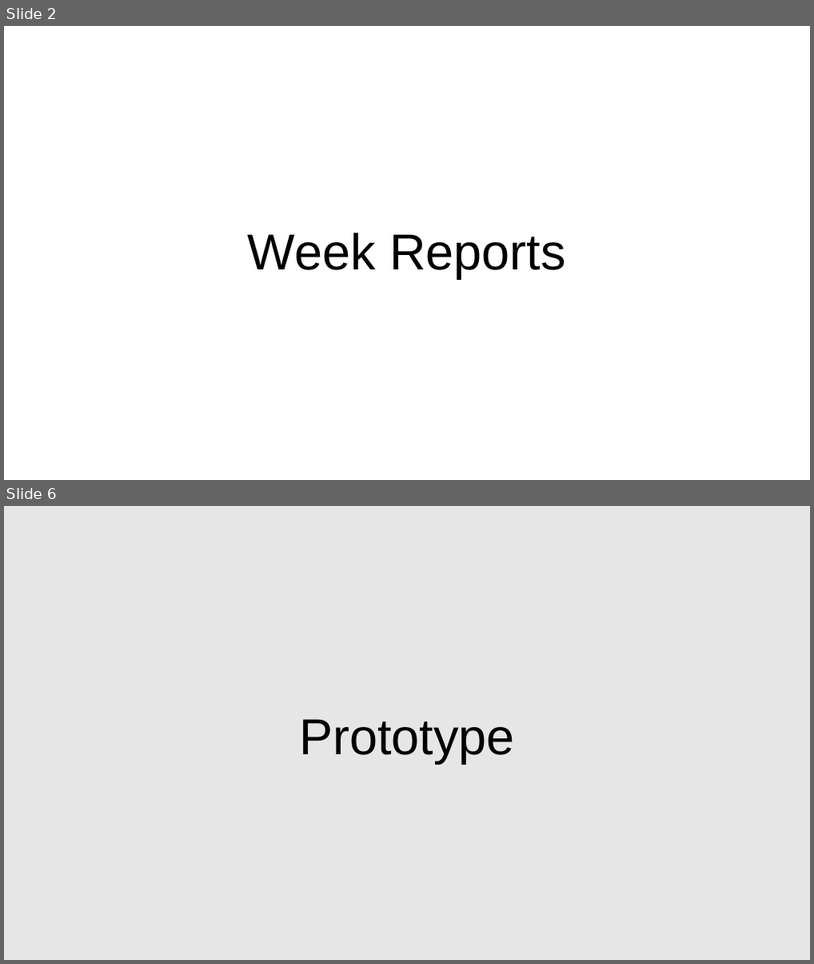
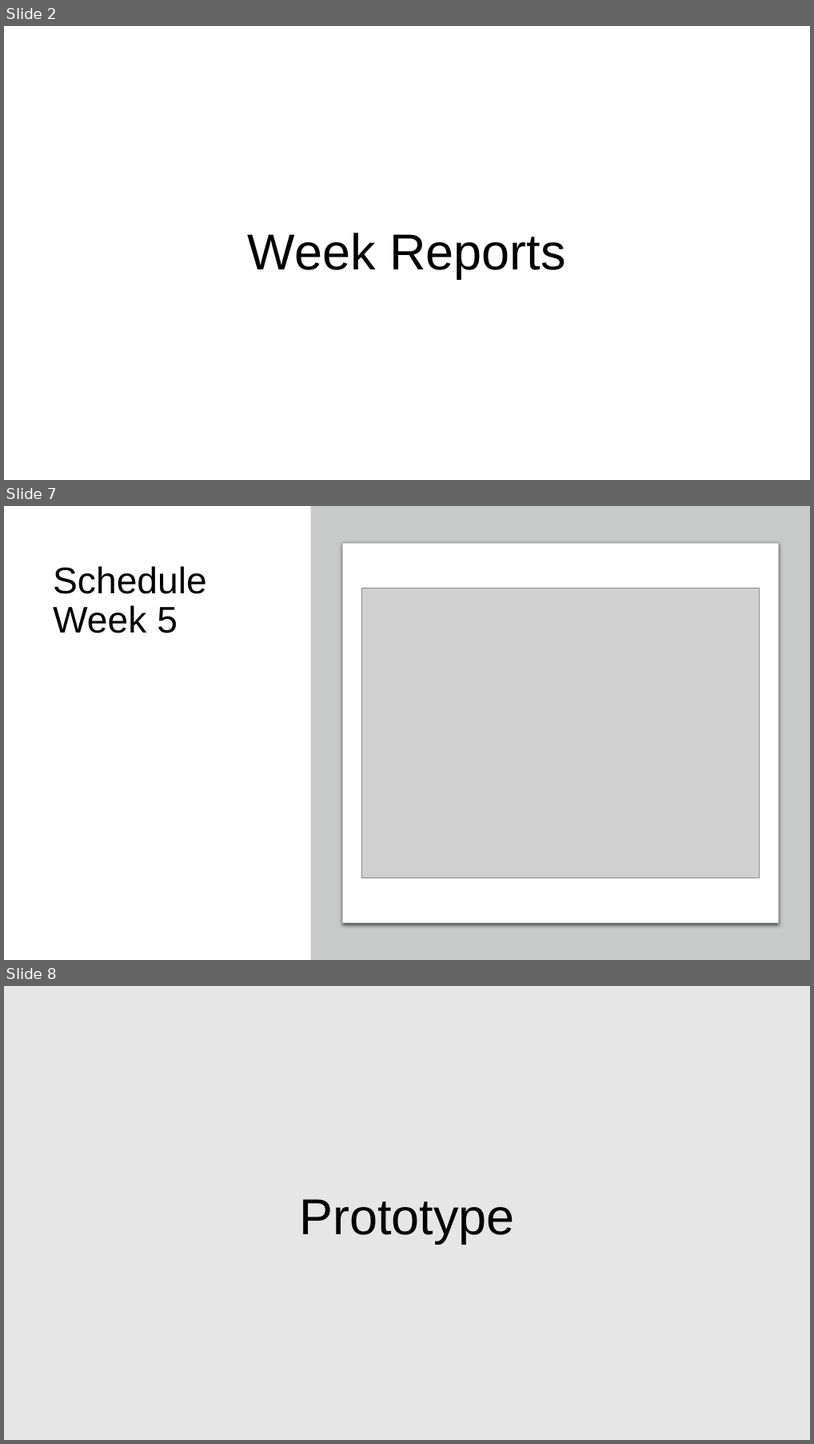
Before and after one commit to joehachemx/documentation-generator-pii, a slide deck: Extra/pii - presentation.pptx. Shown one above the other, each under a label of ours: slides 2 and 6 before the commit, slides 2, 7 and 8 after it; the slides between them are not shown. The pictures are 814x964 and 814x1444 pixels, drawn with LibreOffice and Linux fonts; fonts in the diff are those of the drawing; grey boxes stand for pictures. Boxes give left, top, right and bottom in pixels: in the first picture for what was removed or moved away, otherwise in the second. Text is boxed around its words. In the diff, an @@ line names an element or a change of style, - is before the commit and + after.

```diff
--- a/Extra/pii - presentation.pptx
+++ b/Extra/pii - presentation.pptx
@@ slide 7 added at [4,506,810,960], background #FFFFFF @@
@@ rectangle added at [310,506,810,960], fill #C8CACA @@
@@ rounded rectangle added at [342,543,778,923], fill #FFFFFF, outline #C8CACA 0.75 pt @@
@@ title added at [53,566,207,633], 44 pt, text #000000 @@
+Schedule Week 5
@@ picture added at [362,588,759,877] @@
@@ what was slide 6 is now slide 8 @@
```
Also in this commit, not shown: 2 slides changed, 2 other slides added, 1 slide removed, 2 other files.
